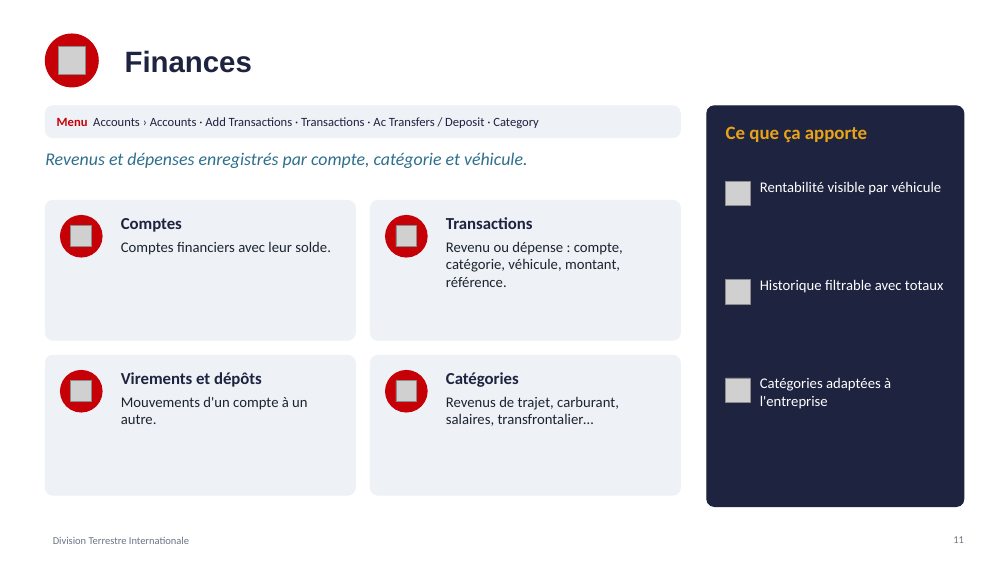
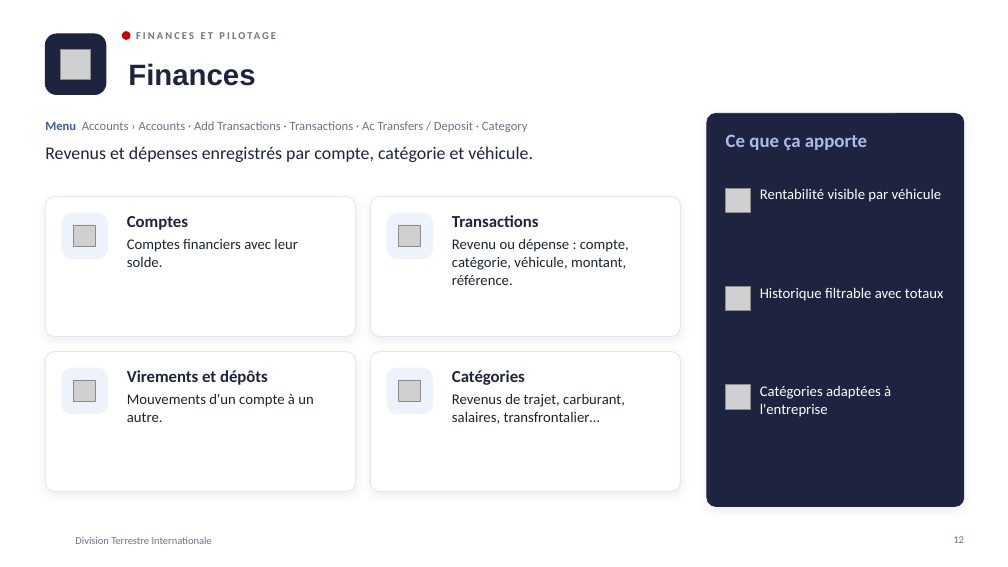
Before and after one commit to meledjearmel/portfolio-assets, a slide deck: slide 12 of formations/dti/presentation-division-terrestre-internationale.pptx (slide 11 before the commit). Drawn at 1008x567 pixels with LibreOffice and Linux fonts; fonts in the diff are those of the drawing; grey boxes stand for pictures; background and template pictures are left out. Boxes give left, top, right and bottom in pixels: in the first picture for what was removed or moved away, otherwise in the second. Text is boxed around its words. In the diff, an @@ line names an element or a change of style, - is before the commit and + after.

```diff
--- a/formations/dti/presentation-division-terrestre-internationale.pptx
+++ b/formations/dti/presentation-division-terrestre-internationale.pptx
@@ text added at box(136, 23, 741, 48), 10 pt, text #6B7584, bold @@
+FINANCES ET PILOTAGE
@@ rounded rectangle added at box(45, 34, 106, 95), fill #1E2340, outline #1E2340 1 pt @@
@@ picture: place and size @@
-picture at box(58, 47, 85, 74)
+picture at box(60, 49, 91, 79)
@@ title "Finances": place and size @@
-title "Finances" at box(125, 50, 252, 73)
+title "Finances" at box(128, 63, 255, 86)
@@ ellipse: place and size @@
-ellipse at box(45, 34, 98, 87)
+ellipse at box(123, 32, 130, 39)
@@ text "Menu Accounts › Accounts · ...": place and size @@
-text "Menu Accounts › Accounts · ..." at box(57, 117, 539, 128)
+text "Menu Accounts › Accounts · ..." at box(45, 121, 528, 132)
@@ text "Menu Accounts › Accounts · ..." at box(45, 121, 528, 132): text colour #C60007 to #3B5BA9 in "Menu"; text colour #1E2340 to #6B7584 @@
@@ rounded rectangle removed at box(45, 106, 681, 138) @@
@@ rounded rectangle: place and size @@
-rounded rectangle at box(707, 106, 964, 507)
+rounded rectangle at box(707, 113, 964, 507)
@@ rounded rectangle at box(707, 113, 964, 507): outline #1E2340 1 pt to #1E2340 0.75 pt; shadow on; proportions changed @@
@@ text "Revenus et dépenses enregistrés par ..." at box(45, 146, 533, 162): text colour #2E6F8E to #1E2340, italic off @@
@@ text "Ce que ça apporte" at box(726, 134, 867, 150): text colour #E8A317 to #A9BCEB @@
@@ text "Comptes" rewrapped from box(121, 218, 331, 255) to box(127, 216, 298, 267) @@
@@ text "Transactions": place and size @@
-text "Transactions" at box(446, 217, 623, 287)
+text "Transactions" at box(452, 215, 629, 285)
@@ 3 pictures, 1 text: place and size @@
-3 pictures, 1 text at box(726, 181, 942, 402)
+3 pictures, 1 text at box(726, 188, 942, 409)
@@ ellipse removed at box(60, 216, 102, 257) @@
@@ rounded rectangle added at box(62, 213, 107, 259), fill #EEF2FA, outline #EEF2FA 1 pt @@
@@ 4 pictures: place and size @@
-4 pictures at box(71, 226, 417, 402)
+4 pictures at box(74, 225, 421, 402)
@@ ellipse removed at box(386, 216, 427, 257) @@
@@ rounded rectangle added at box(387, 213, 433, 259), fill #EEF2FA, outline #EEF2FA 1 pt @@
@@ 3 texts: place and size @@
-3 texts at box(726, 126, 943, 409)
+3 texts at box(726, 134, 943, 417)
@@ fill #EEF1F5 to #FFFFFF; outline #EEF1F5 1 pt to #E1E6F0 0.75 pt; shadow on; proportions changed in 4 elements at box(371, 197, 681, 337), box(45, 197, 355, 337), box(45, 352, 355, 492), box(371, 352, 681, 492) @@
@@ ellipse removed at box(60, 371, 102, 412) @@
@@ rounded rectangle added at box(62, 368, 107, 414), fill #EEF2FA, outline #EEF2FA 1 pt @@
@@ text "Virements et dépôts": place and size @@
-text "Virements et dépôts" at box(121, 372, 307, 424)
+text "Virements et dépôts" at box(127, 370, 313, 422)
@@ ellipse removed at box(386, 371, 427, 412) @@
@@ rounded rectangle added at box(387, 368, 433, 414), fill #EEF2FA, outline #EEF2FA 1 pt @@
@@ text "Catégories": place and size @@
-text "Catégories" at box(446, 372, 619, 426)
+text "Catégories" at box(452, 370, 625, 424)
@@ text "Division Terrestre Internationale": place and size @@
-text "Division Terrestre Internationale" at box(53, 537, 189, 544)
+text "Division Terrestre Internationale" at box(75, 537, 212, 544)
```
Also in this commit, not shown: 17 other slides changed, 2 slides added, 1 other file.
